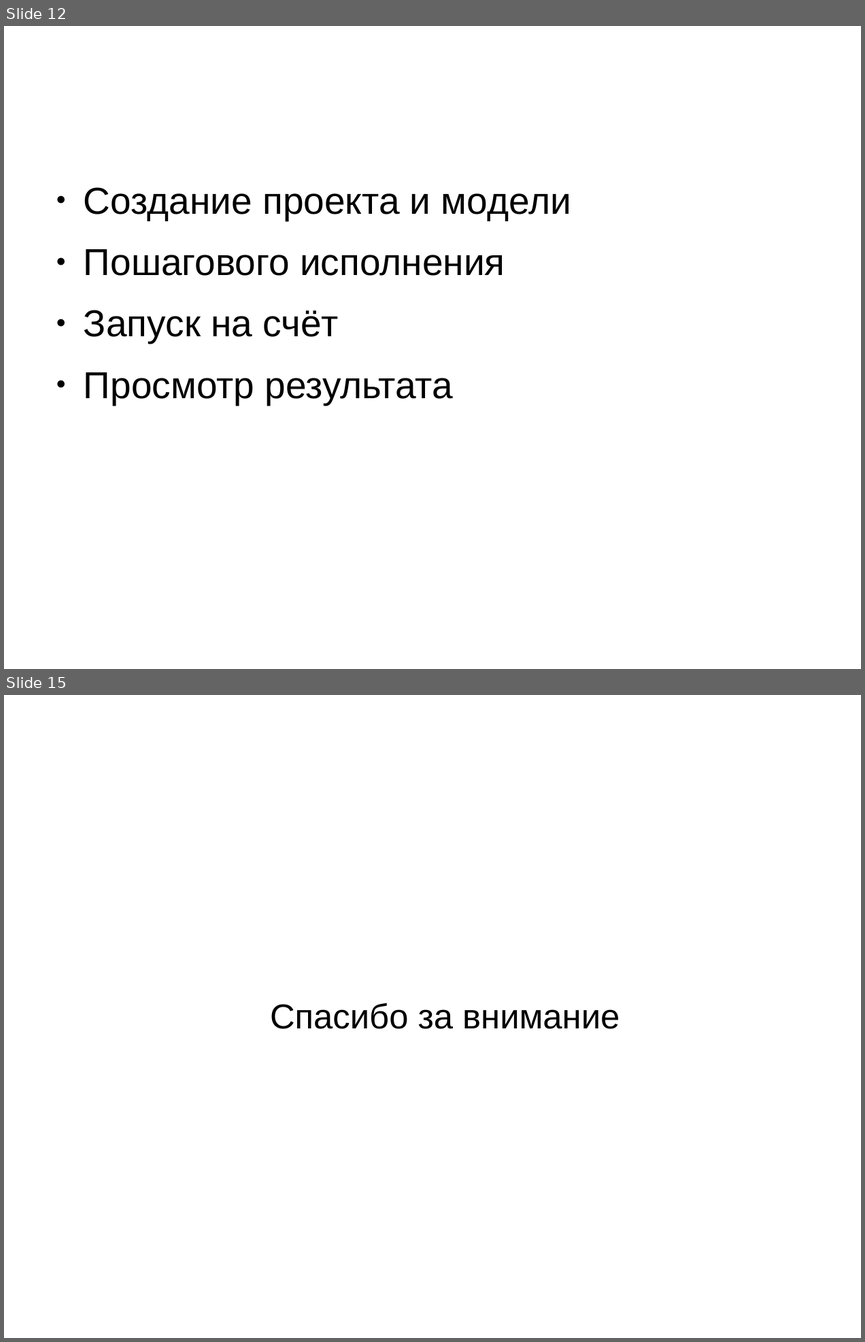
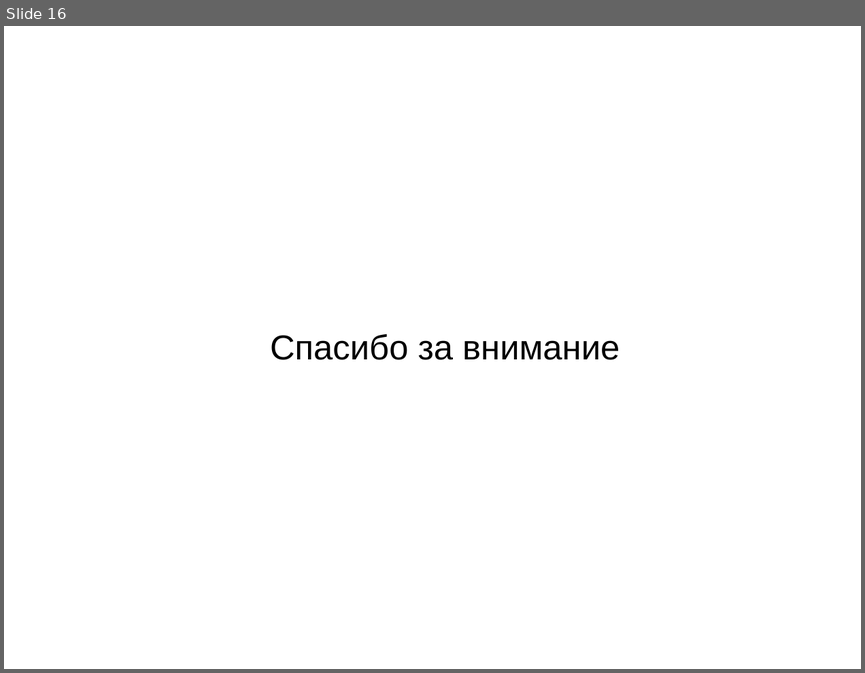
Before and after one commit to zaic/cavis, a slide deck: doc/issc.odp. Shown one above the other, each under a label of ours: slides 12 and 15 before the commit, slide 16 after it; the slides between them are not shown. The pictures are 865x1342 and 865x673 pixels, drawn with LibreOffice and Linux fonts; fonts in the diff are those of the drawing; background and template pictures are left out. Boxes give left, top, right and bottom in pixels: in the first picture for what was removed or moved away, otherwise in the second. Text is boxed around its words. In the diff, an @@ line names an element or a change of style, - is before the commit and + after.

```diff
--- a/doc/issc.odp
+++ b/doc/issc.odp
@@ slide 12 removed at box(4, 26, 861, 669), background #FFFFFF @@
@@ title removed at box(47, 52, 651, 159) @@
-Процесс (?)
@@ text removed at box(84, 187, 571, 404) @@
-● Создание проекта и модели
-● Пошагового исполнения
-● Запуск на счёт
-● Просмотр результата
@@ what was slide 15 is now slide 16 @@
```
Also in this commit, not shown: 8 slides changed, 2 slides added, 3 other files.
